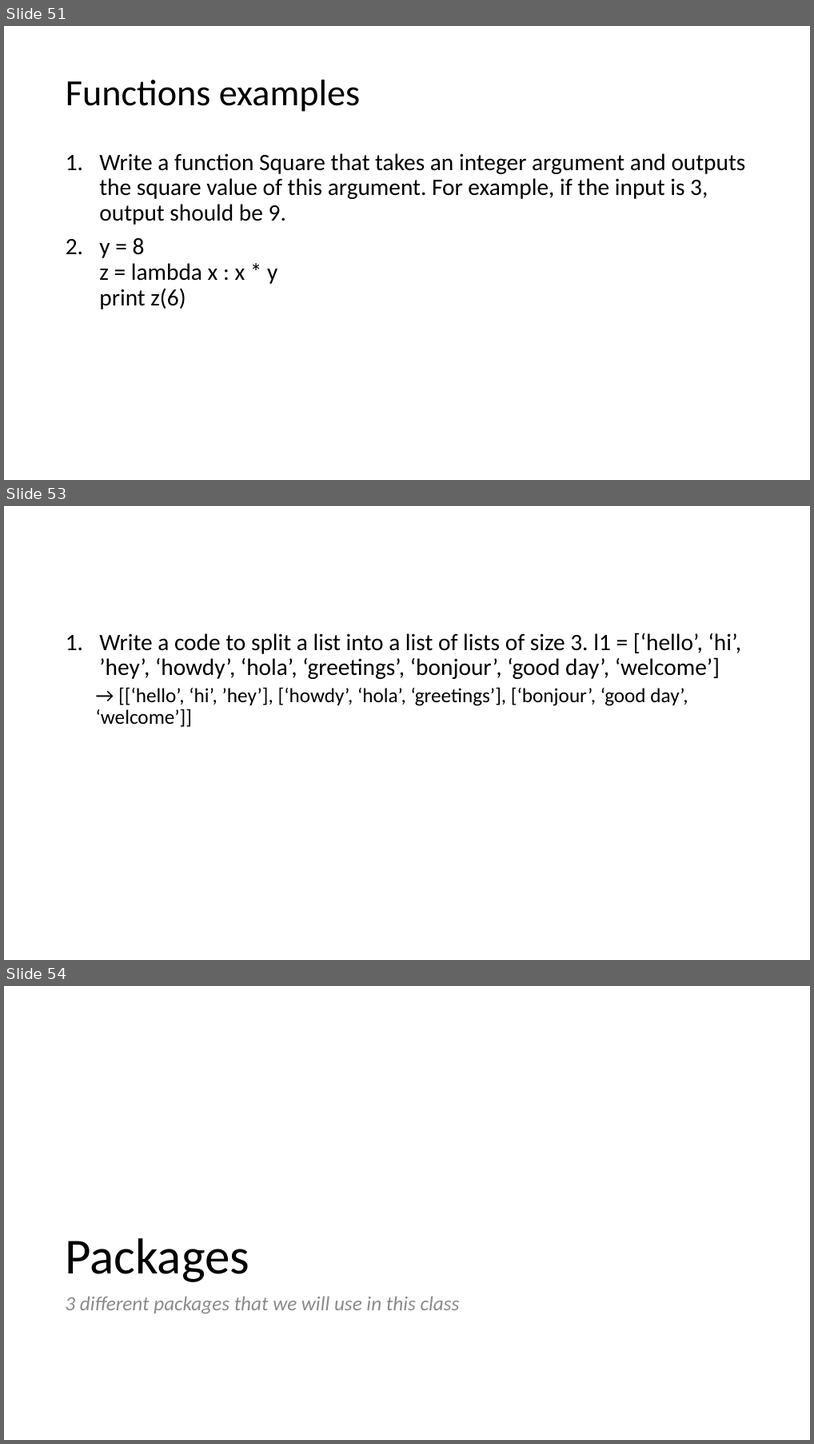
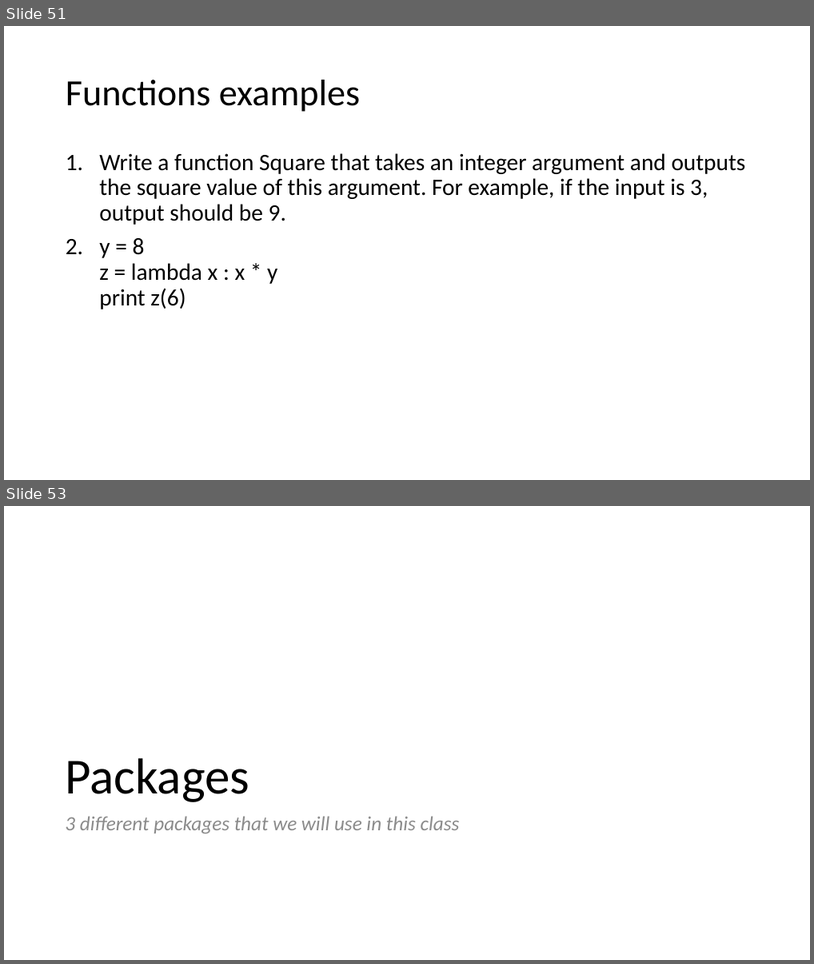
Before and after one commit to predictivemodeling/predictivemodeling.github.io, a slide deck: Lectures/Lecture-1.pptx. Shown one above the other, each under a label of ours: slides 51, 53 and 54 before the commit, slides 51 and 53 after it; the slides between them are not shown. The pictures are 814x1444 and 814x964 pixels, drawn with LibreOffice and Linux fonts; fonts in the diff are those of the drawing. Boxes give left, top, right and bottom in pixels: in the first picture for what was removed or moved away, otherwise in the second. Text is boxed around its words. In the diff, an @@ line names an element or a change of style, - is before the commit and + after.

```diff
--- a/Lectures/Lecture-1.pptx
+++ b/Lectures/Lecture-1.pptx
@@ slide 53 removed at [4, 506, 810, 960], background #FFFFFF @@
@@ text removed at [96, 632, 742, 727] @@
-1. Write a code to split a list into a list of lists of size 3. l1 = [‘hello’, ‘hi’, ’hey’, ‘howdy’, ‘hola’, ‘greetings’, ‘bonjour’, ‘good day’, ‘welcome’]
-  → [[‘hello’, ‘hi’, ’hey’], [‘howdy’, ‘hola’, ‘greetings’], [‘bonjour’, ‘good day’, ‘welcome’]]
@@ what was slide 54 is now slide 53 @@
```
Also in this commit, not shown: 3 slides changed, 2 other slides removed.
